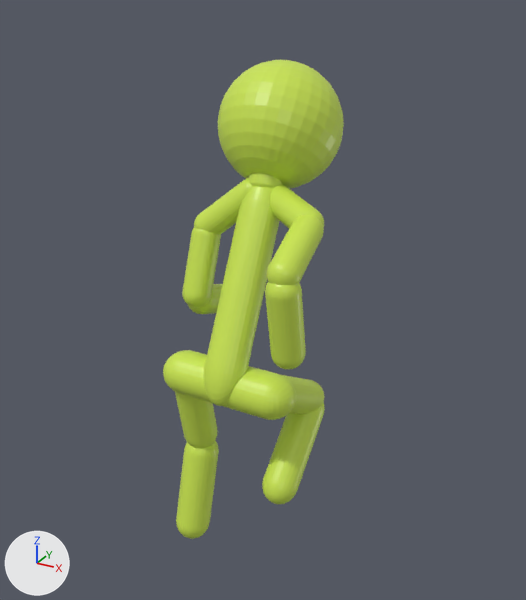
One commit to the FBX model Resources/Models/Stickman.fbx: the scene before it, then after it.
Rendered twice from a 50 mm camera at (6.32, -12.81, 8.41) aimed at (-0.03, -1.26, 2.63). Arrows for +X, +Y and +Z are at lower left; the lights stay in place. Where no turn or scale is listed for an object, it has been applied to the vertices.

Names of what the first picture shows: 'Body', 'Head', 'Hip', 'LowerArmLeft', 'LowerArmRight', 'LowerLegLeft', 'LowerLegRight', 'Neck', 'ShoulderLeft', 'ShoulderRight', 'UpperArmLeft', 'UpperArmRight', 'UpperLegLeft', 'UpperLegRight'.
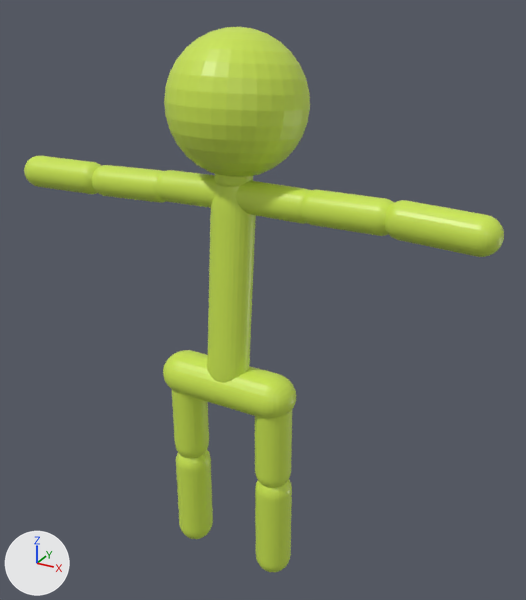
Changed parts and their boxes (x1, y1, x2, y2) in the pictures (526 x 600 px):
'Head', moved, turned: before (218, 60, 344, 189); after (164, 27, 310, 177)
'Body', moved, turned: before (204, 186, 279, 406); after (207, 184, 256, 383)
'LowerArmLeft', moved, turned: before (265, 282, 306, 369); after (385, 200, 504, 257)
'LowerLegLeft', moved, turned: before (262, 402, 325, 504); after (255, 480, 292, 572)
'UpperArmLeft', moved, turned: before (266, 215, 324, 285); after (302, 190, 394, 236)
'UpperArmRight', moved, turned: before (182, 227, 221, 308); after (92, 165, 166, 203)
'UpperLegLeft', moved, turned: before (282, 375, 324, 414); after (255, 410, 292, 488)
'LowerLegRight', moved, turned: before (176, 440, 219, 539); after (176, 450, 213, 539)
'ShoulderRight', moved, turned: before (194, 178, 253, 235); after (157, 170, 217, 208)
'LowerArmRight', moved, turned: before (188, 284, 223, 314); after (24, 156, 101, 194)
'ShoulderLeft', moved, turned: before (270, 184, 324, 228); after (236, 181, 311, 224)
'UpperLegRight', moved, turned: before (175, 392, 218, 448); after (172, 390, 209, 458)
'Neck', moved, turned: before (249, 173, 283, 188); after (215, 174, 253, 187)

The edits, one by one:
Object 'Body' (ob_body) moves from (-0.03, -2.03, 3.16) to (0.02, -2.54, 3.33).
Object 'Body' (ob_body) turns from (-30, -1.2, 1.8) to (-5.2, 0, 0) degrees about x, y and z.
Object 'LowerArmLeft' (ob_lowerarmleft) moves from (1.3, -2.89, 3.12) to (3.69, -2.6, 5.08).
Object 'LowerArmLeft' (ob_lowerarmleft) turns from (-171, 0, -4.9) to (175, -89, -0) degrees about x, y and z.
Object 'ShoulderRight' (ob_shoulderright) moves from (-0.74, -1.27, 4.39) to (-0.72, -2.39, 5.04).
Object 'ShoulderRight' (ob_shoulderright) turns from (-32, 42, -26) to (-80, 85, -79) degrees about x, y and z.
Object 'UpperArmRight' (ob_upperarmright) moves from (-1.17, -1.67, 3.31) to (-2.08, -2.47, 4.99).
Object 'UpperArmRight' (ob_upperarmright) turns from (-21, 4.6, 14) to (-74, 88, -69) degrees about x, y and z.
Object 'Head' (ob_head) moves from (-0.17, -0.31, 5.86) to (0.0, -2.19, 6.53).
Object 'Head' (ob_head) turns from (-38, -1.6, 3) to (-5.2, 0, 0) degrees about x, y and z.
Object 'UpperArmLeft' (ob_upperarmleft) moves from (1.22, -2.39, 4.22) to (2.16, -2.47, 5.06).
Object 'UpperArmLeft' (ob_upperarmleft) turns from (112, 10, 10) to (44, -87, 131) degrees about x, y and z.
Object 'Neck' (ob_neck) moves from (-0.12, -0.89, 5.2) to (0.01, -2.32, 5.65).
Object 'Neck' (ob_neck) turns from (-26, -1.2, 1.8) to (-5.2, 0, 0) degrees about x, y and z.
Object 'LowerLegRight' (ob_lowerlegright) turns from (-15, 0, 0) to (0, 0, 0) degrees about x, y and z.
Object 'LowerLegRight' (ob_lowerlegright) moves from (-0.89, -2.56, -1.31) to (-0.89, -2.66, -1.38).
Object 'LowerArmRight' (ob_lowerarmright) moves from (-1.2, -1.13, 2.37) to (-3.61, -2.58, 5.0).
Object 'LowerArmRight' (ob_lowerarmright) turns from (63, -41, 20) to (84, 92, 88) degrees about x, y and z.
Object 'ShoulderLeft' (ob_shoulderleft) moves from (0.63, -1.37, 4.58) to (0.79, -2.39, 5.03).
Object 'ShoulderLeft' (ob_shoulderleft) turns from (99, -10, 55) to (92, -85, 87) degrees about x, y and z.
Object 'LowerLegLeft' (ob_lowerlegleft) turns from (-47, 0, 0) to (0, 0, 0) degrees about x, y and z.
Object 'LowerLegLeft' (ob_lowerlegleft) moves from (0.97, -1.8, -0.15) to (0.97, -2.66, -1.41).
Object 'UpperLegRight' (ob_upperlegright) turns from (11, 0, 0) to (0, 0, 0) degrees about x, y and z.
Object 'UpperLegRight' (ob_upperlegright) moves from (-0.9, -2.48, 0.67) to (-0.9, -2.66, 0.66).
Object 'UpperLegLeft' (ob_upperlegleft) turns from (60, 0, 0) to (0, 0, 0) degrees about x, y and z.
Object 'UpperLegLeft' (ob_upperlegleft) moves from (0.96, -1.87, 1.07) to (0.96, -2.66, 0.62).
